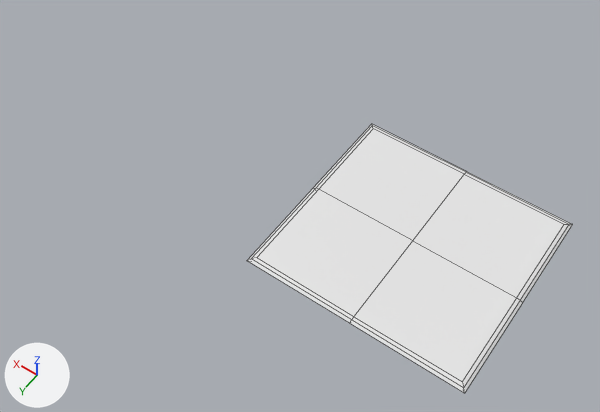
What one commit did to the Blender file blend/gloveBox/gloveBox.blend.
The view is the same before and after, from a camera (50 mm lens) standing at (-0.127, 0.306, 0.45) and looking at (0.085, 0.01, -0.014). The axes (+X, +Y, +Z) are drawn at lower left. The lights are the same throughout. Mesh edges are drawn as thin lines. Materials are left out; every surface is plain grey.
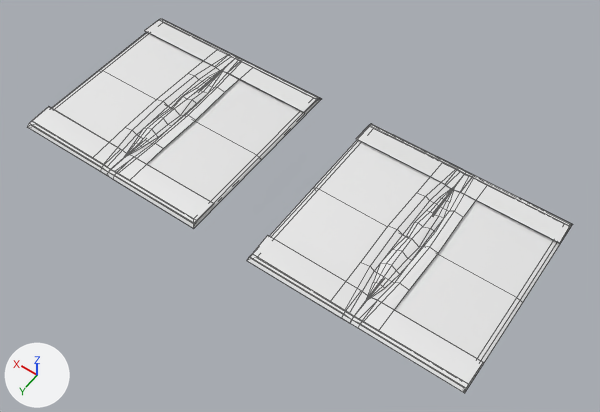
What differs and where, as boxes (x1, y1, x2, y2) in the pictures (600 x 412 px):
'Plane', reshaped, modifiers changed: (247, 124, 573, 393) in both
'Plane.003', added: after (27, 19, 321, 228)
'Plane.002', added: after (127, 71, 222, 155)
part 1 of me_plane, added: after (369, 189, 453, 297)
part 2 of me_plane, added: after (247, 124, 573, 393)
part 3 of me_plane, shading changed: before (247, 124, 573, 393); after (395, 254, 521, 392)

Edits to the bpy script that builds the scene:
```text
Change me_plane:
    used by ob_plane; location = (0.0, 0.0, -0.0018)
    remove me_plane.from_pydata(...)  # 11 vertices, 5 faces, 1 loose edge; spans x -0.0807..0.0, y 0.0..0.0759, z 0.0..0.0018
    add me_plane.from_pydata(...)  # 190 vertices, 172 faces, 2 loose edges; spans x -0.0807..0.0807, y -0.0759..0.0759, z -0.0018..0.0068
    me_plane part 1: a new loose piece of 37 vertices spanning x -0.0087..0.0077, y -0.0574..0.0574, z 0.0017..0.0068
    me_plane part 2
    122 vertices are added at x -0.0807..0.0807, y -0.0759..0.0759, z -0.0018..0.0048
    8 new vertices lie (0.0745, 0.0, 0.0) away from vertices in x -0.0807..0.0062, y -0.0759..0.0759, z -0.0001..0.0
    6 new vertices lie (-0.0061, 0.0, 0.0008) away from vertices in x 0.0, y -0.0737..0.0737, z 0.0016..0.0021
    6 new vertices lie (0.0061, 0.0, 0.0008) away from vertices in x 0.0, y -0.0737..0.0737, z 0.0016..0.0021
    1 loose edge is added
    135 new faces join them
    me_plane part 3: 5 kept faces spanning x -0.0807..0.0, y 0.0..0.0759, z 0.0..0.0018 are now shaded smooth
Add me_plane_005:
    me_plane_005.from_pydata(...)  # 37 vertices, 32 faces; spans x -0.0087..0.0077, y -0.0574..0.0574, z 0.0017..0.0068
    me_plane_005.polygons.foreach_set('use_smooth', [True] * 32)
Add me_plane_006:
    me_plane_006.from_pydata(...)  # 253 vertices, 140 faces, 2 loose edges; spans x -0.081..0.081, y -0.076..0.076, z -0.002..0.005
    me_plane_006.polygons.foreach_set('use_smooth', [True] * 140)
Change ob_plane:
    remove _m = ob_plane.modifiers.new('Mirror', 'MIRROR')
    remove _m.use_axis = (True, True, True)
    add _m = ob_plane.modifiers.new('EdgeSplit', 'EDGE_SPLIT')
    add _m.split_angle = 0.864
Add ob_plane_002:
    ob_plane_002 = bpy.data.objects.new('Plane.002', me_plane_005)
    ob_plane_002.location = (0.2066, 0.0, -0.0018)
Add ob_plane_003:
    ob_plane_003 = bpy.data.objects.new('Plane.003', me_plane_006)
    ob_plane_003.location = (0.2066, 0.0, -0.0018)
```
